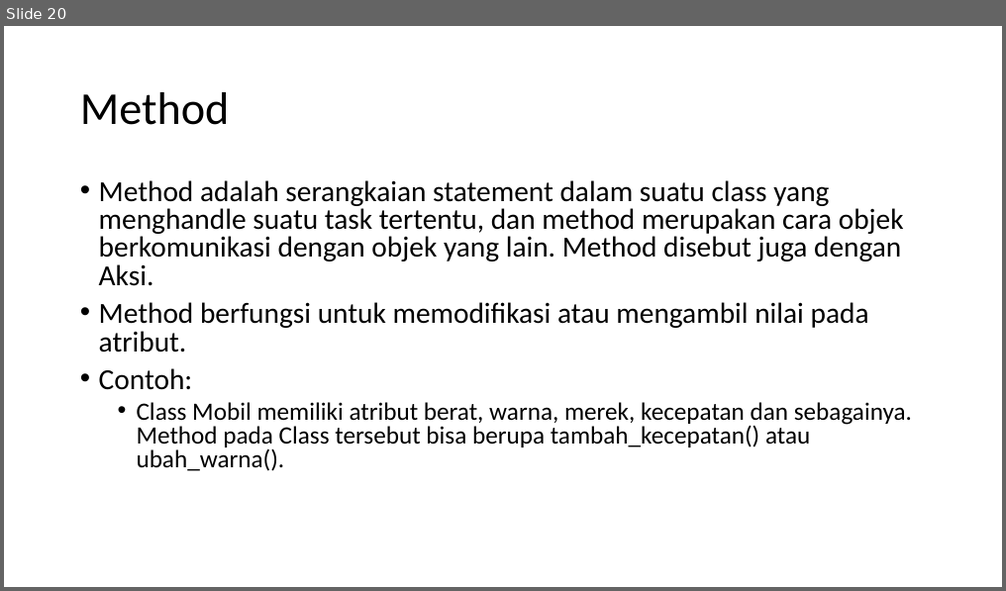
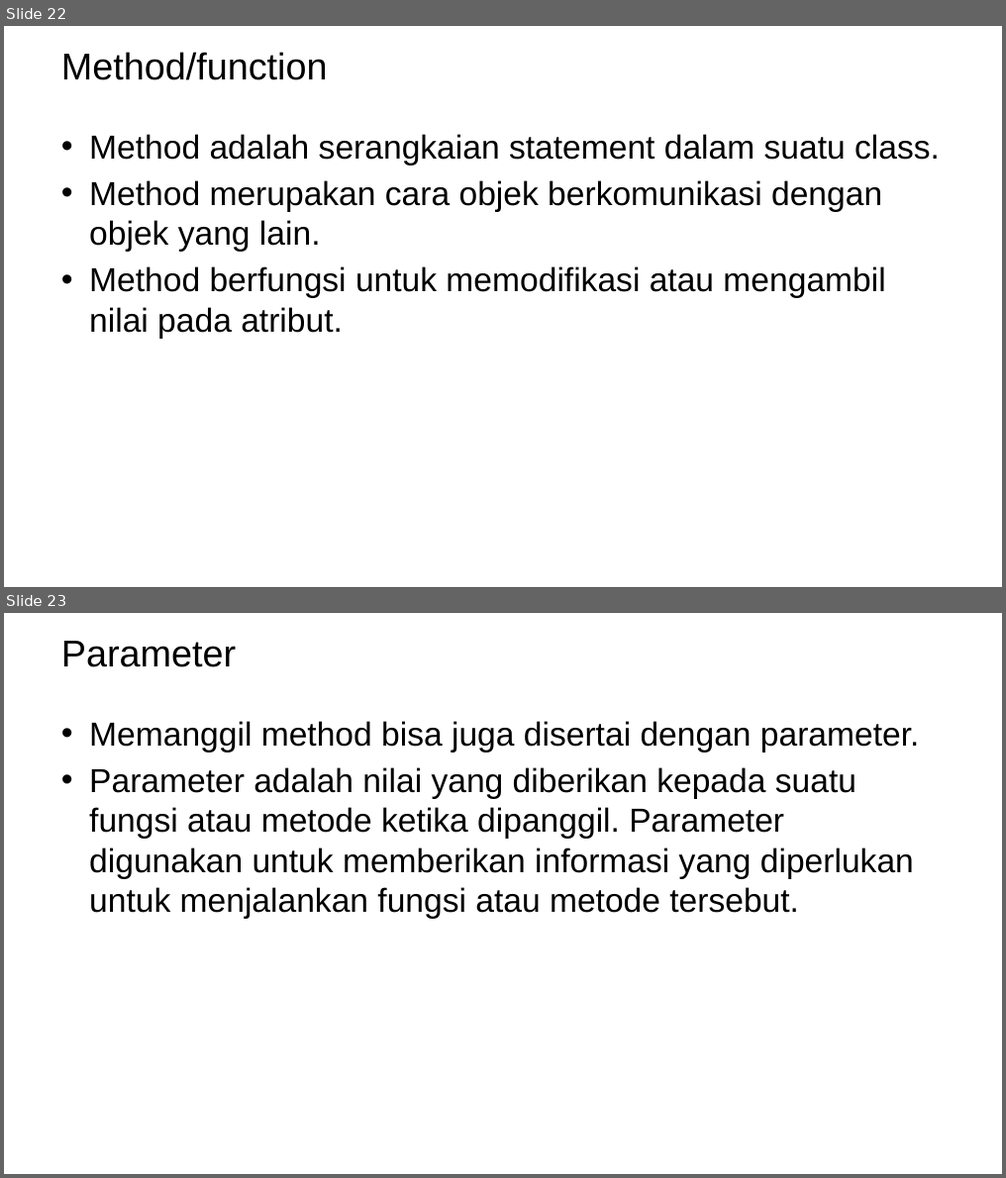
Before and after one commit to ruang-belajar/oop, a slide deck: pptx/pbo-pertemuan-1.pptx. Shown one above the other, each under a label of ours: slide 20 before the commit, slides 22 and 23 after it. The pictures are 1006x591 and 1006x1178 pixels, drawn with LibreOffice and Linux fonts; fonts in the diff are those of the drawing; background and template pictures are left out. Boxes give left, top, right and bottom in pixels: in the first picture for what was removed or moved away, otherwise in the second. Text is boxed around its words. In the diff, an @@ line names an element or a change of style, - is before the commit and + after.

```diff
--- a/pptx/pbo-pertemuan-1.pptx
+++ b/pptx/pbo-pertemuan-1.pptx
@@ slide 23 added at bbox=[4, 613, 1002, 1174], background picture (left out) @@
@@ title added at bbox=[61, 641, 236, 667], 36 pt, text #000000 @@
+Parameter
@@ text added at bbox=[89, 721, 920, 919], 32 pt, text #000000 @@
+• Memanggil method bisa juga disertai dengan parameter.
+• Parameter adalah nilai yang diberikan kepada suatu fungsi atau metode ketika dipanggil. Parameter digunakan untuk memberikan informasi yang diperlukan untuk menjalankan fungsi atau metode tersebut.
@@ what was slide 20 is now slide 22 @@
@@ slide 22 changed as well @@
@@ title at bbox=[61, 52, 328, 80]: text changed; size 44 to 36 pt; font Calibri to Arial @@
-Method
+Method/function
@@ text "Method adalah serangkaian statement dalam ...": place and size @@
-text "Method adalah serangkaian statement dalam ..." at bbox=[99, 180, 912, 472]
+text "Method adalah serangkaian statement dalam ..." at bbox=[89, 134, 940, 339]
@@ text at bbox=[89, 134, 940, 252]: text changed; size 28 to 32 pt; font Calibri to Arial @@
-• Method adalah serangkaian statement dalam suatu class yang menghandle suatu task tertentu, dan method merupakan cara objek berkomunikasi dengan objek yang lain. Method disebut juga dengan Aksi.
+• Method adalah serangkaian statement dalam suatu class.
+• Method merupakan cara objek berkomunikasi dengan objek yang lain.
@@ text at bbox=[89, 267, 885, 339]: size 28 to 32 pt, font Calibri to Arial in "Method berfungsi untuk memodifikasi atau mengambil nilai ..."; indent changed; line spacing 0.8 to 1; less space between paragraphs @@
@@ text at bbox=[99, 369, 912, 472]: paragraphs removed @@
-• Contoh:
-  • Class Mobil memiliki atribut berat, warna, merek, kecepatan dan sebagainya. Method pada Class tersebut bisa berupa tambah_kecepatan() atau ubah_warna().
```
Also in this commit, not shown: 13 other slides changed, 11 other slides added, 14 slides removed, 1 other file.
